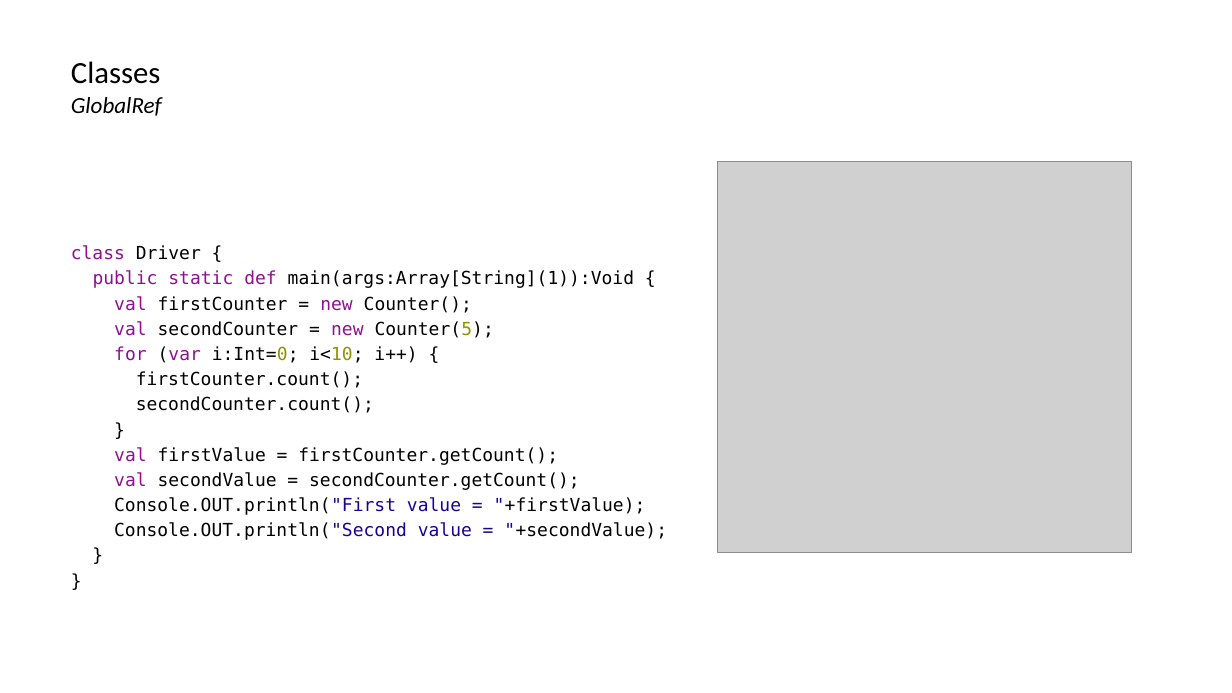
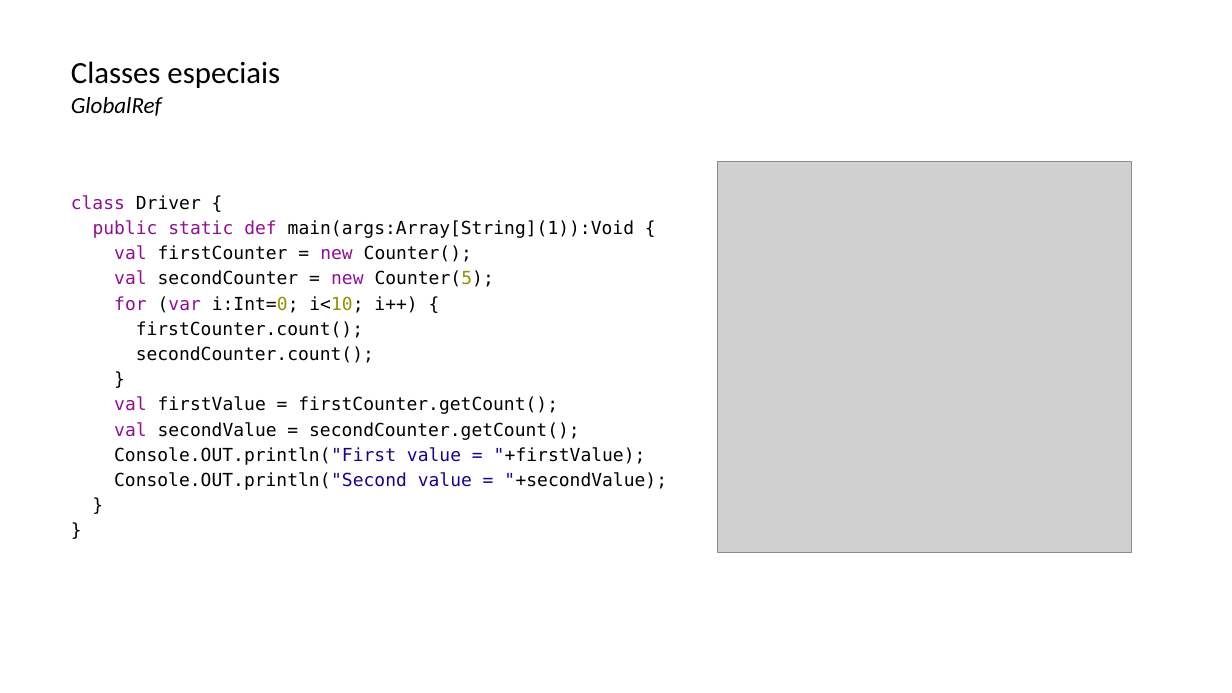
Before and after one commit to lquatrin/inf2591, a slide deck: slide 24 of x10.pptx (slide 29 before the commit). Drawn at 1232x693 pixels with LibreOffice and Linux fonts; fonts in the diff are those of the drawing; grey boxes stand for pictures. Boxes give left, top, right and bottom in pixels: in the first picture for what was removed or moved away, otherwise in the second. Text is boxed around its words. In the diff, an @@ line names an element or a change of style, - is before the commit and + after.

```diff
--- a/x10.pptx
+++ b/x10.pptx
@@ title at bbox=[71, 61, 280, 116]: text changed; size 18 to 24 pt; italic off @@
-Classes
-GlobalRef
+Classes especiais
+GlobalRef
@@ text "class Driver {": place and size @@
-text "class Driver {" at bbox=[71, 245, 667, 540]
+text "class Driver {" at bbox=[71, 195, 667, 490]
```
Also in this commit, not shown: 6 other slides changed, 1 slide added, 3 slides removed.
